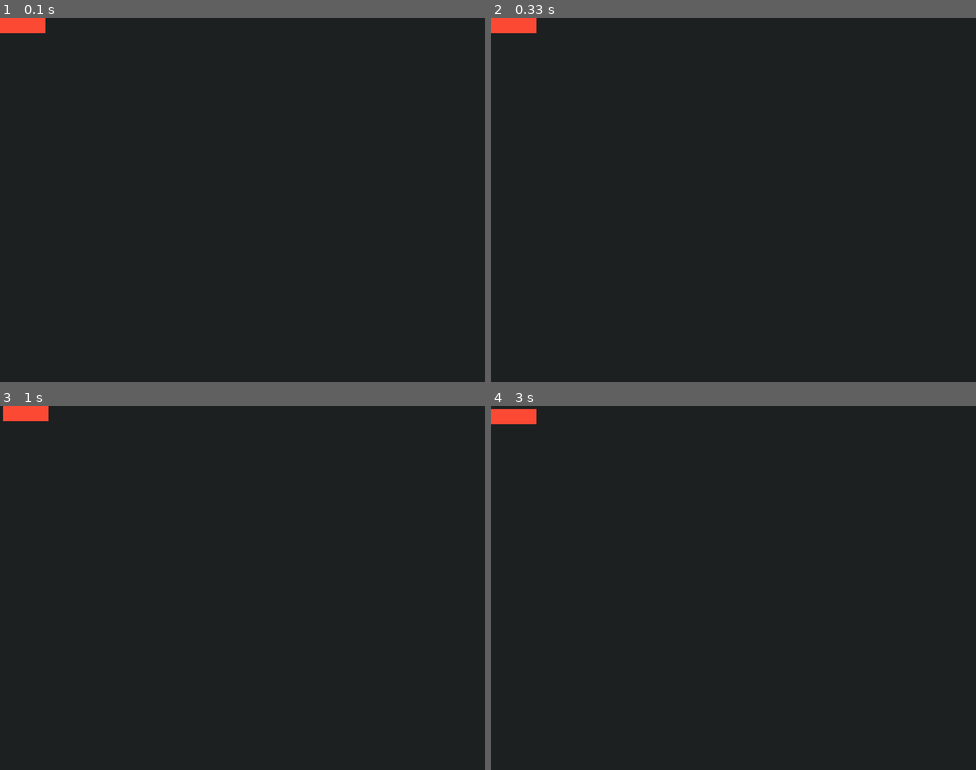
Above: before the commit, frames 1-4 (two rows, left to right).
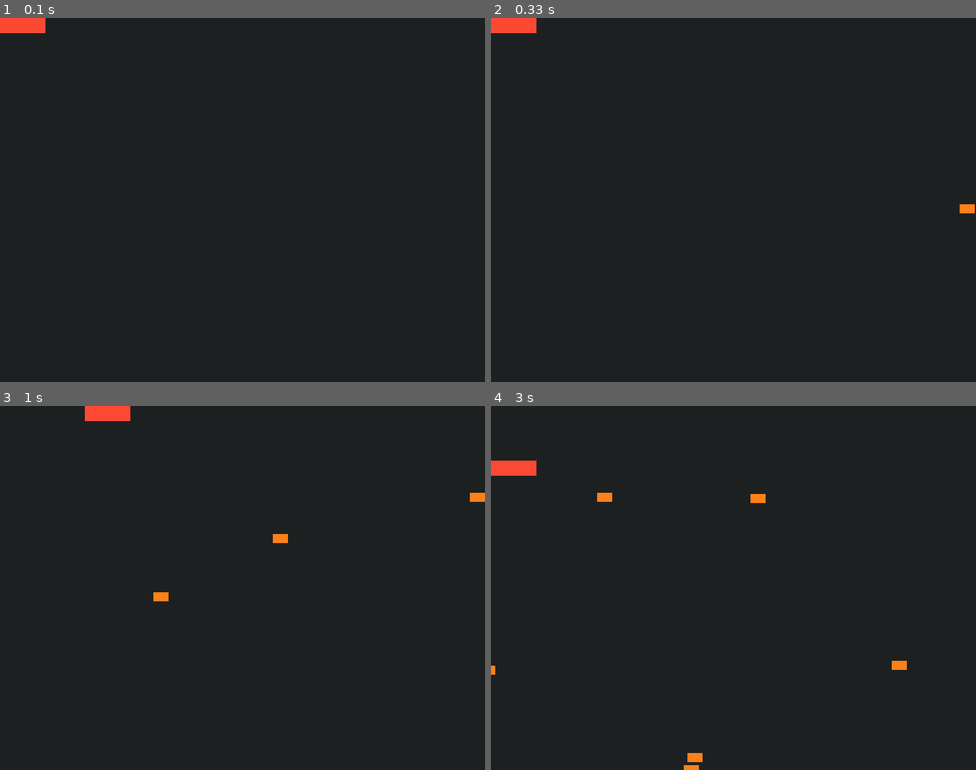
Above: after the commit, the same moments.

Repository: the-nostromo-1/pygame_testing
Game: pygame game, started from pygame_test_2.py
Same seed, same stepped clock (60 frames per second), same inputs: the game is played once before the commit and once after it.
Inputs:
- Up to frame 1 (0.1 s): no input
- Up to frame 2 (0.33 s): no input
- Up to frame 3 (1 s): hold Right 0.33-0.8 s; hold Up from 0.83 s (still down)
- Up to frame 4 (3 s): release Up at 1.13 s; hold Right 1.17-1.63 s; hold Left 1.67-2.2 s; hold Down 2.23-2.53 s; hold Left 2.57-2.97 s

Frame 1 is identical in both runs. In frame 2, less than 0.1% of the frame differs, in the area x 96-100%, y 51-54%; in frame 3, 1.0%; in frame 4, 1.2%, in the area x 0-86%, y 0-100%.

Commit message:
initial commit

Diff:
--- a/pygame_test_2.py
+++ b/pygame_test_2.py
@@ -114,6 +114,14 @@
 all_sprites = pygame.sprite.Group()
 all_sprites.add(player)
 
+# create a custom event for adding a new enemy
+# pygame defines events internally as integers, so you need to define a new event with a unique integer.
+# the last event pygame reserves is called USEREVENT,
+# so defining ADDENEMY = pygame.USEREVENT + 1 ensures it’s unique.
+ADDENEMY = pygame.USEREVENT + 1
+# sets timer to call event every 250 milliseconds
+pygame.time.set_timer(ADDENEMY, 250)
+
 # running variable
 running = True
 
@@ -130,38 +138,48 @@
         elif event.type == QUIT:
             running = False
 
-        # Get the set of keys pressed and check for user input
-        pressed_keys = pygame.key.get_pressed()
-        # Update the player sprite based on user keypresses
-        player.update(pressed_keys)
+        # add enemy
+        elif event.type == ADDENEMY:
+            # create the new enemy and add it to sprite groups
+            new_enemy = Enemy()
+            enemies.add(new_enemy)
+            all_sprites.add(new_enemy)
 
-        # fill screen with color
-        screen.fill((29, 32, 33))
+    # update enemy position
+    enemies.update()
 
-        # draw all sprites
-        for entity in all_sprites:
-            screen.blit(entity.surf, entity.rect)
+    # Get the set of keys pressed and check for user input
+    pressed_keys = pygame.key.get_pressed()
+    # Update the player sprite based on user keypresses
+    player.update(pressed_keys)
 
-        # flip everything to the display
-        pygame.display.flip()
+    # fill screen with color
+    screen.fill((29, 32, 33))
 
-        # create a surface and pass in a tuple containing its length and width
-        # my_surface = pygame.Surface((50, 50))
-        # give the surface a color to separate it from the background
-        # my_surface.fill((251, 73, 52))
-        # my_rectangle = my_surface.get_rect()
+    # draw all sprites
+    for entity in all_sprites:
+        screen.blit(entity.surf, entity.rect)
 
-        # .blit() stands for Block Transfer and .blit() is how you copy the contents of one Surface to another.
-        # .blit() takes two arguments: the Surface to draw and the location on the other Surface to draw the new one
-        # this line says "Draw surf onto the screen at the center"
-        # screen.blit(my_surface, (SCREEN_WIDTH/2, SCREEN_HEIGTH/2))
-        # pygame.display.flip()
+    # flip everything to the display
+    pygame.display.flip()
 
-        # put the center of surf at the center of the display
-        # surface_center = (
-        #     (SCREEN_WIDTH - my_surface.get_width())/2,
-        #     (SCREEN_HEIGTH - my_surface.get_height())/2
-        # )
+    # create a surface and pass in a tuple containing its length and width
+    # my_surface = pygame.Surface((50, 50))
+    # give the surface a color to separate it from the background
+    # my_surface.fill((251, 73, 52))
+    # my_rectangle = my_surface.get_rect()
 
-        # draw player.surf at the new coordinates
-        # screen.blit(player.surf, player.rect)
+    # .blit() stands for Block Transfer and .blit() is how you copy the contents of one Surface to another.
+    # .blit() takes two arguments: the Surface to draw and the location on the other Surface to draw the new one
+    # this line says "Draw surf onto the screen at the center"
+    # screen.blit(my_surface, (SCREEN_WIDTH/2, SCREEN_HEIGTH/2))
+    # pygame.display.flip()
+
+    # put the center of surf at the center of the display
+    # surface_center = (
+    #     (SCREEN_WIDTH - my_surface.get_width())/2,
+    #     (SCREEN_HEIGTH - my_surface.get_height())/2
+    # )
+
+    # draw player.surf at the new coordinates
+    # screen.blit(player.surf, player.rect)
